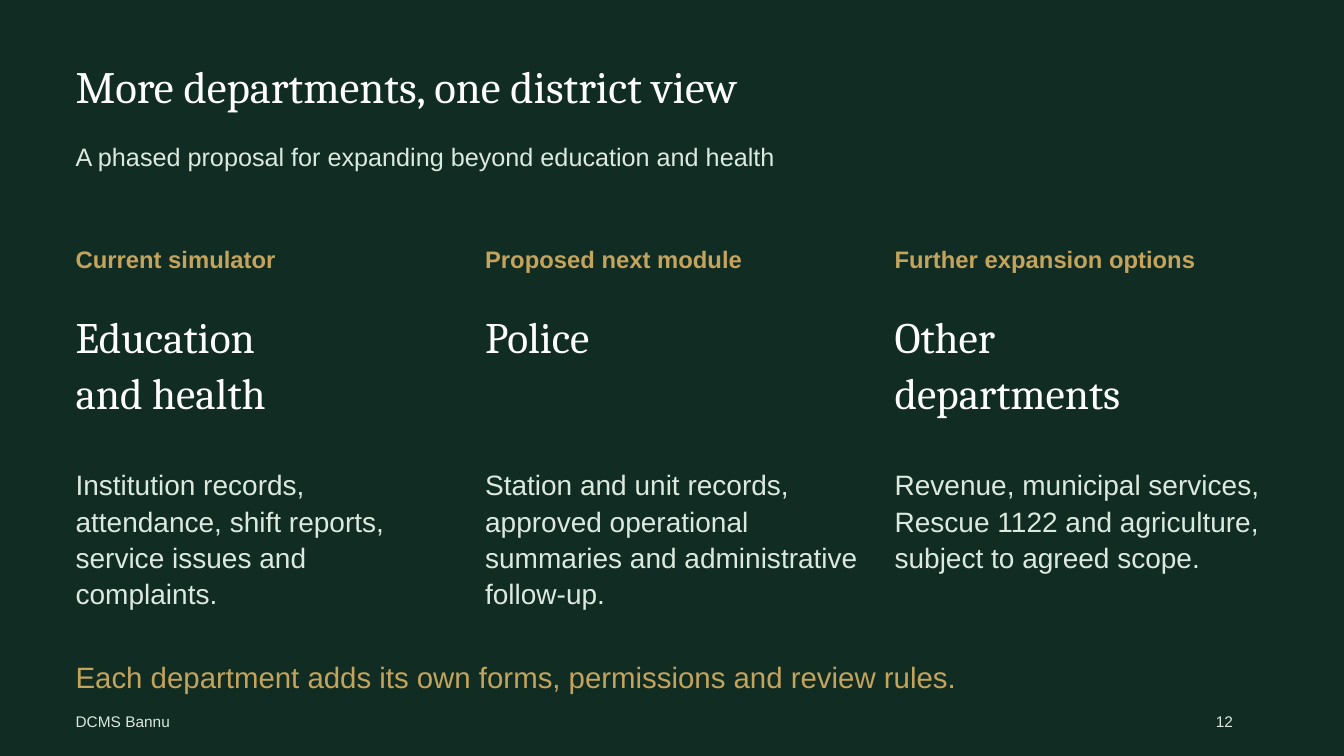
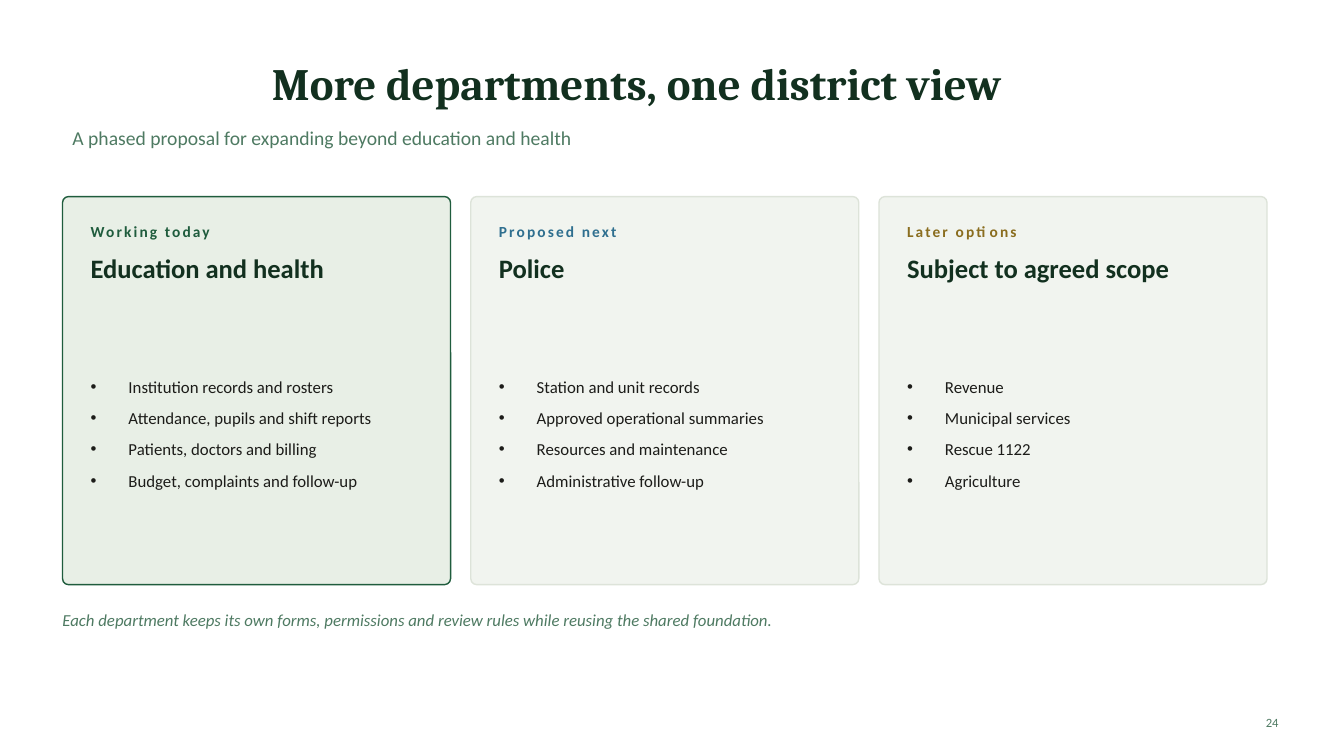
Before and after one commit to rizjaved8949/DC-Bannu-Portal, a slide deck: slide 24 of docs/DCMS_Bannu_Client_Pitch.pptx (slide 12 before the commit). Drawn at 1344x756 pixels with LibreOffice and Linux fonts; fonts in the diff are those of the drawing. Boxes give left, top, right and bottom in pixels: in the first picture for what was removed or moved away, otherwise in the second. Text is boxed around its words. In the diff, an @@ line names an element or a change of style, - is before the commit and + after.

```diff
--- a/docs/DCMS_Bannu_Client_Pitch.pptx
+++ b/docs/DCMS_Bannu_Client_Pitch.pptx
@@ background #112C22 to #FFFFFF @@
@@ title "More departments, one district view": place and size @@
-title "More departments, one district view" at <box>76,72,737,113</box>
+title "More departments, one district view" at <box>272,69,1002,110</box>
@@ title "More departments, one district view" at <box>272,69,1002,110</box>: text colour #FFFFFF to #12301F, bold on; alignment left to centre; line spacing 1.08 to 1; vertical alignment top to middle @@
@@ text "A phased proposal for expanding ...": place and size @@
-text "A phased proposal for expanding ..." at <box>76,147,775,171</box>
+text "A phased proposal for expanding ..." at <box>72,131,571,149</box>
@@ text "A phased proposal for expanding ..." at <box>72,131,571,149</box>: size 18 to 14 pt, font Arial to Calibri, text colour #DCE9E1 to #4E7A62; line spacing 1.08 to 1; more space between paragraphs @@
@@ rounded rectangle added at <box>63,197,451,585</box>, fill #E8EFE6, outline #1F5C3D 1 pt @@
@@ rounded rectangle added at <box>471,197,859,585</box>, fill #F1F4EF, outline #DDE3D9 1 pt @@
@@ rounded rectangle added at <box>879,197,1267,585</box>, fill #F1F4EF, outline #DDE3D9 1 pt @@
@@ text added at <box>91,217,423,247</box>, 11 pt, text #1F5C3D, bold @@
+Working today
@@ text at <box>499,226,617,240</box>: text changed; size 17 to 11 pt; font Arial to Calibri; text colour #C4A45D to #2F6F8F @@
-Proposed next module
+Proposed next
@@ text removed at <box>76,250,275,268</box> @@
-Current simulator
@@ text at <box>91,259,324,278</box>: text changed; size 31 to 19 pt; font Cambria to Calibri; text colour #FFFFFF to #12301F; bold on @@
-Education
-and health
+Education and health
@@ text "Police": place and size @@
-text "Police" at <box>485,323,589,354</box>
+text "Police" at <box>499,259,564,279</box>
@@ text "Police" at <box>499,259,564,279</box>: size 31 to 19 pt, font Cambria to Calibri, text colour #FFFFFF to #12301F, bold on; line spacing 1.08 to 1; vertical alignment top to middle @@
@@ text at <box>895,250,1195,273</box>: text changed; size 17 to 11 pt; font Arial to Calibri; text colour #C4A45D to #8A6D1F @@
-Further expansion options
+Later options
@@ text added at <box>907,259,1169,283</box>, 19 pt, text #12301F, bold @@
+Subject to agreed scope
@@ vertical alignment top to middle in 7 elements at <box>91,259,324,278</box>, <box>499,226,617,240</box>, <box>537,381,764,490</box>, <box>62,614,772,629</box>, <box>945,382,1070,490</box>, <box>907,217,1240,247</box>, <box>128,381,372,490</box> @@
@@ text removed at <box>895,323,1121,418</box> @@
-Other
-departments
@@ text at <box>128,381,372,490</box>: text changed; size 20 to 12 pt; font Arial to Calibri; text colour #DCE9E1 to #1C1C19 @@
-Institution records, attendance, shift reports, service issues and complaints.
+• Institution records and rosters
+• Attendance, pupils and shift reports
+• Patients, doctors and billing
+• Budget, complaints and follow-up
@@ text at <box>537,381,764,490</box>: text changed; size 20 to 12 pt; font Arial to Calibri; text colour #DCE9E1 to #1C1C19 @@
-Station and unit records, approved operational summaries and administrative follow-up.
+• Station and unit records
+• Approved operational summaries
+• Resources and maintenance
+• Administrative follow-up
@@ text at <box>945,382,1070,490</box>: text changed; size 20 to 12 pt; font Arial to Calibri; text colour #DCE9E1 to #1C1C19 @@
-Revenue, municipal services, Rescue 1122 and agriculture, subject to agreed scope.
+• Revenue
+• Municipal services
+• Rescue 1122
+• Agriculture
@@ text at <box>62,614,772,629</box>: text changed; size 21 to 12 pt; font Arial to Calibri; text colour #C4A45D to #4E7A62; italic on @@
-Each department adds its own forms, permissions and review rules.
+Each department keeps its own forms, permissions and review rules while reusing the shared foundation.
@@ text removed at <box>76,716,170,727</box> @@
-DCMS Bannu
@@ text removed at <box>1216,716,1233,727</box> @@
-12
@@ page number added at <box>1266,719,1279,727</box>, 9 pt, text #4E7A62 @@
+24
```
Also in this commit, not shown: 11 other slides changed, 19 slides added, 8 slides removed, 25 other files.
